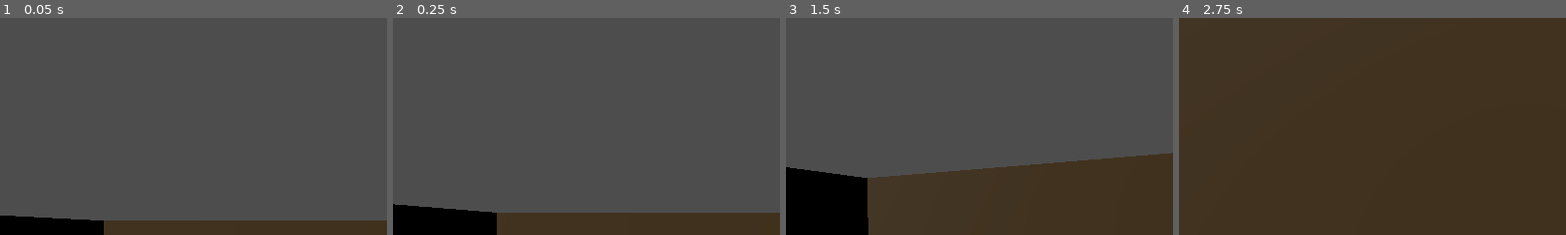
Above: before the commit, frames 1-4 (left to right).
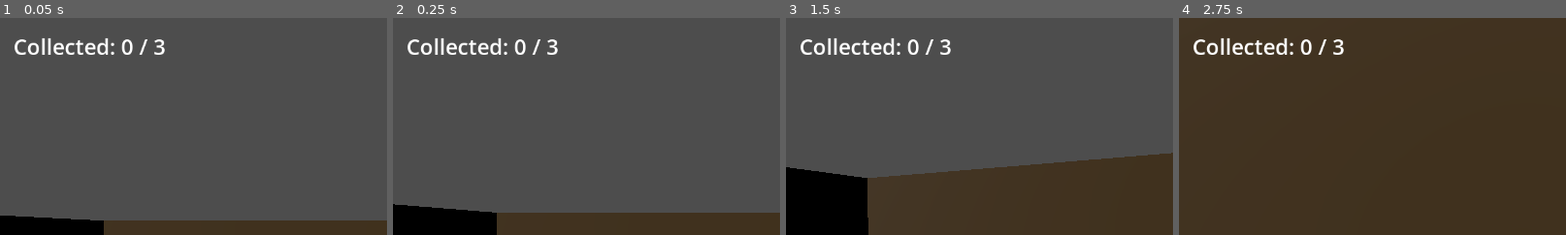
Above: after the commit, the same moments.

Repository: simSmulders/Hello-World-3D
Game: Godot game, scene res://scenes/node_3d.tscn
Same seed, same stepped clock (60 frames per second), same inputs: the game is played once before the commit and once after it.
Inputs (mouse positions are % of the whole screen's width and height, from its top left):
- Up to frame 1 (0.05 s): no input
- Up to frame 2 (0.25 s): no input
- Up to frame 3 (1.5 s): tap Enter (ui_accept) at 0.5, 0.77 s; move the mouse to (55, 50) at 0.52 s; hold Up (ui_up) from 0.53 s (still down); move the mouse to (45, 50) at 1.27 s
- Up to frame 4 (2.75 s): keep holding Up (ui_up); tap Enter (ui_accept) at 1.52 s; move the mouse to (52, 48) at 2.02 s
The pictures show only the part of the screen within x 0-50%, y 0-50%; the shares and areas given below are measured in that part.

The runs differ from the first frame. In frame 1, 1.2% of the frame differs, in the area x 3-43%, y 9-17%; in frame 2, 1.2%; in frame 3, 1.2%; in frame 4, 1.3%.

Commit message:
main: collectibles grouped and updated dynamically

Diff:
--- /dev/null
+++ b/game_state.gd
@@ -0,0 +1,19 @@
+extends Node
+
+signal collectible_picked_up
+signal all_collected
+signal initiated
+
+var collected_count := 0
+var total_collectibles := 0
+
+func _ready() -> void:
+	await get_tree().process_frame
+	total_collectibles = get_tree().get_nodes_in_group("collectibles").size()
+	initiated.emit()
+
+func collect():
+	collected_count += 1
+	collectible_picked_up.emit()
+	if collected_count >= total_collectibles:
+		all_collected.emit()
--- a/project.godot
+++ b/project.godot
@@ -14,6 +14,10 @@
 run/main_scene="uid://bik2t16160r53"
 config/features=PackedStringArray("4.6", "Forward Plus")
 config/icon="res://icon.svg"
+
+[autoload]
+
+GameState="*uid://08oyyh76erew"
 
 [input]
 
--- a/scenes/collectible.gd
+++ b/scenes/collectible.gd
@@ -5,5 +5,5 @@
 
 func _on_body_entered(body):
 	if body.name == "Player":
-		print("Collected!")
+		GameState.collect()
 		queue_free()
--- a/scenes/collectible.tscn
+++ b/scenes/collectible.tscn
@@ -11,7 +11,7 @@
 [sub_resource type="BoxShape3D" id="BoxShape3D_1pg6c"]
 size = Vector3(0.5, 0.5, 0.5)
 
-[node name="Collectible" type="Area3D" unique_id=408302359]
+[node name="Collectible" type="Area3D" unique_id=408302359 groups=["collectibles"]]
 script = ExtResource("1_bkg8t")
 
 [node name="MeshInstance3D" type="MeshInstance3D" parent="." unique_id=1212355844]
--- /dev/null
+++ b/scenes/label.gd
@@ -0,0 +1,12 @@
+extends Label
+
+func _ready():
+	GameState.initiated.connect(update_text)
+	GameState.collectible_picked_up.connect(update_text)
+	GameState.all_collected.connect(_on_all_collected)
+
+func _on_all_collected():
+	text = "You Win! 🎉"
+
+func update_text():
+	text = "Collected: " + str(GameState.collected_count) + " / " + str(GameState.total_collectibles)
--- a/scenes/node_3d.tscn
+++ b/scenes/node_3d.tscn
@@ -3,6 +3,7 @@
 [ext_resource type="Script" uid="uid://cwok17qf73bo5" path="res://scenes/player.gd" id="1_tyffc"]
 [ext_resource type="Material" uid="uid://dyc243kj4y8mp" path="res://scenes/wall_material.tres" id="2_ns6u7"]
 [ext_resource type="PackedScene" uid="uid://b1x5vbxq7nhf2" path="res://scenes/collectible.tscn" id="3_5t4e2"]
+[ext_resource type="Script" uid="uid://du7nnlchqemfa" path="res://scenes/label.gd" id="4_xvgsr"]
 
 [sub_resource type="CapsuleShape3D" id="CapsuleShape3D_tyffc"]
 
@@ -117,3 +118,14 @@
 
 [node name="Collectible3" parent="." unique_id=1233466218 instance=ExtResource("3_5t4e2")]
 transform = Transform3D(1, 0, 0, 0, 1, 0, 0, 0, 1, 4, 1, 4)
+
+[node name="CanvasLayer" type="CanvasLayer" parent="." unique_id=1089493397]
+
+[node name="Label" type="Label" parent="CanvasLayer" unique_id=1962408091]
+offset_left = 20.0
+offset_top = 20.0
+offset_right = 60.0
+offset_bottom = 43.0
+theme_override_font_sizes/font_size = 32
+text = "Collected: 0 / 3"
+script = ExtResource("4_xvgsr")
Not shown, added: game_state.gd.uid
Not shown, added: scenes/label.gd.uid
